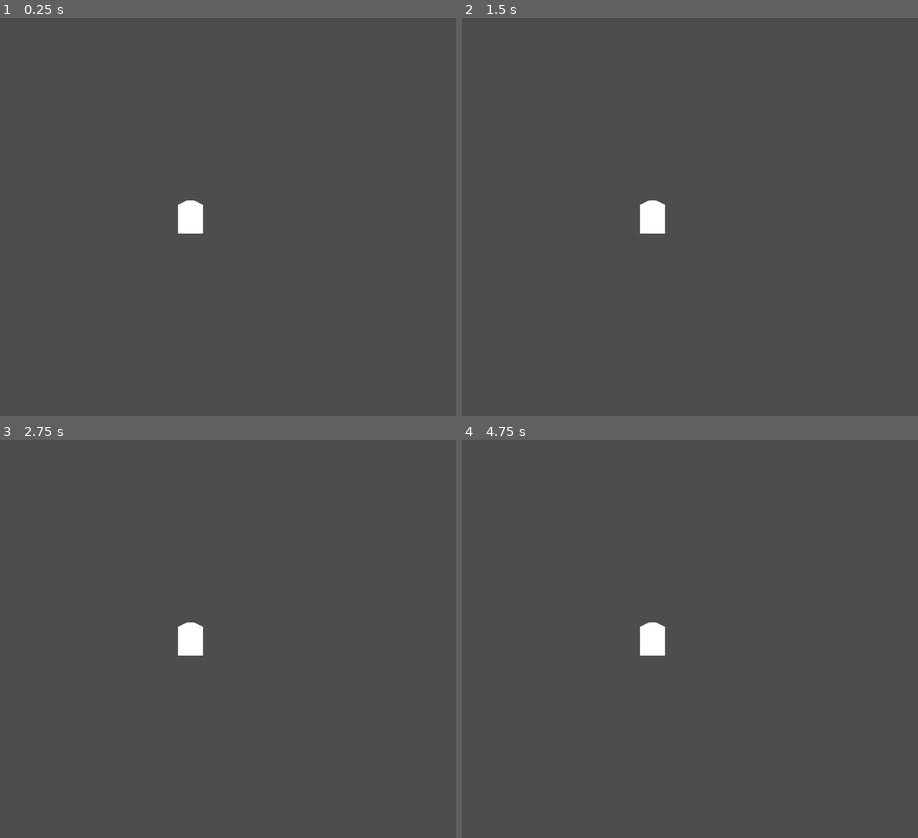
Above: before the commit, frames 1-4 (two rows, left to right).
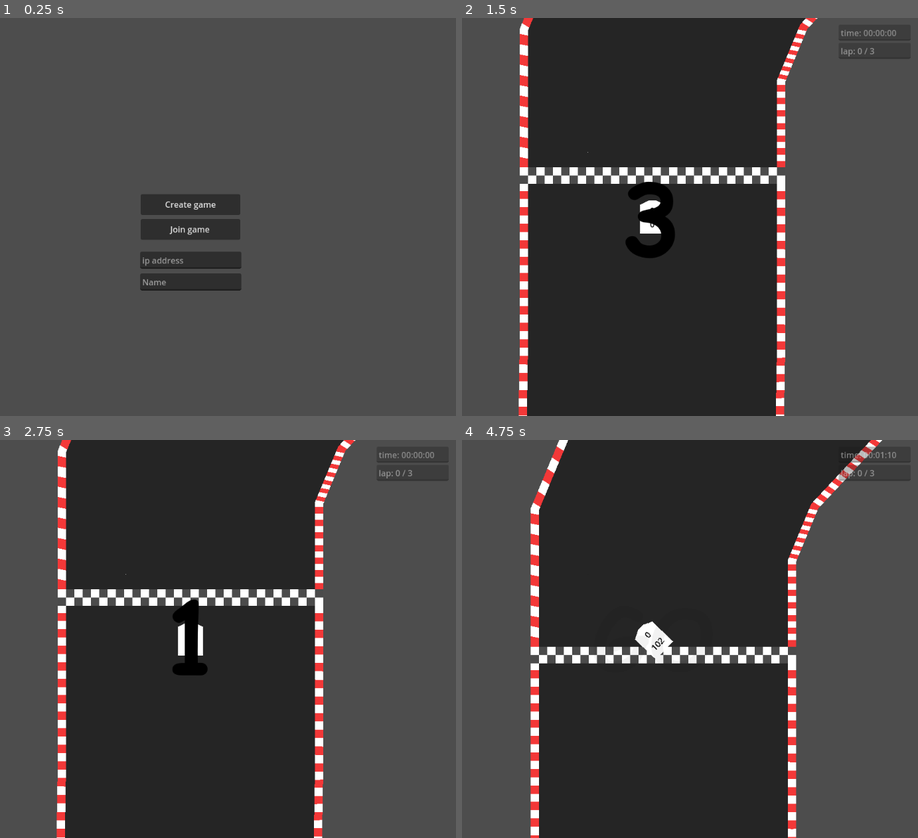
Above: after the commit, the same moments.

Repository: Tab-e-n/web-racing-game
Game: Godot game, scene res://menu.tscn
Two runs of this game, one before a commit and one after it. Both use one fixed random seed, a clock stepped at 60 frames per second and the inputs below. Before the commit the project starts from res://gameplay.tscn.
Inputs (mouse positions are in pixels of both pictures, inside the frame that each line leads up to):
- Up to frame 1 (0.25 s): no input
- Up to frame 2 (1.5 s): click (653, 205) at 0.5 s, where only the run after the commit has a clickable "Create game"; tap Enter at 1.25 s; hold Right (right) from 1.28 s (still down); hold Shift (shift) from 1.28 s (still down)
- Up to frame 3 (2.75 s): tap Space at 2 s; release Right (right) at 2.03 s; release Shift (shift) at 2.03 s; hold Down (down) from 2.03 s (still down); tap Shift (shift) at 2.1 s
- Up to frame 4 (4.75 s): release Down (down) at 2.78 s; hold Right (right) 2.78-3.53 s; hold Shift (shift) 2.78-3.53 s; tap Enter at 3.5 s; hold Up (up) 3.53-4.28 s; tap Shift (shift) at 3.6 s; hold Left (left) from 4.28 s (still down); hold Shift (shift) from 4.28 s (still down)

The runs differ from the first frame. In frame 1, 4.1% of the frame differs, in the area x 30-53%, y 44-69%; in frame 2, 58%; in frame 3, 58%; in frame 4, 59%, in the area x 14-99%, y 0-100%.
Error before the commit: Parse Error: Could not parse global class "Gameplay" from "res://Scripts/gameplay.gd". (res://Scripts/Netcode.gd:43)

Commit message:
timer, pocet kol, a countdown ui

Diff:
--- a/Scripts/Netcode.gd
+++ b/Scripts/Netcode.gd
@@ -40,7 +40,8 @@
 	multiplayer.connection_failed.connect(_on_connected_fail)
 	multiplayer.server_disconnected.connect(_on_server_disconnected)
 
-	(get_tree().current_scene as Gameplay).race_finished.connect(_on_race_finished)
+	if get_tree().current_scene == Gameplay:
+		(get_tree().current_scene as Gameplay).race_finished.connect(_on_race_finished)
 
 
 func _physics_process(_delta):
@@ -108,6 +109,7 @@
 @rpc("authority", "call_local", "reliable")
 func start_countdown():
 	(get_tree().current_scene as Gameplay).start_race()
+	pass
 
 
 @rpc("any_peer", "call_remote", "reliable")
--- a/Scripts/camera.gd
+++ b/Scripts/camera.gd
@@ -1,4 +1,14 @@
 extends Camera2D
+
+var countdown_textures = [load("res://Textures/ui/countdown/0.png"),
+	load("res://Textures/ui/countdown/1.png"),
+	load("res://Textures/ui/countdown/2.png"),
+	load("res://Textures/ui/countdown/3.png")]
+
+
+var fadeout_speed : float = 0.07
+var fadeout_buffer = 0
+
 
 
 func _physics_process(_delta):
@@ -17,3 +27,28 @@
 	else:
 		var target = get_parent().get_node("Racecar")
 		position = (target as Node2D).position
+
+	if (get_parent() as Gameplay).countdown_has_started && (get_parent() as Gameplay).countdown > 0:
+		$countdown.texture = countdown_textures[int((get_parent() as Gameplay).countdown) + 1]
+	else:
+		$countdown.texture = countdown_textures[0]
+		fade_out(_delta)
+
+	#timer
+	var text = "time: "
+
+	text += format_time(int(int((get_parent() as Gameplay).race_timer / 60) % 60)) #minuty
+	text += ":" + format_time(int(int((get_parent() as Gameplay).race_timer) % 60)) #sekundy
+	text += ":" + format_time(int(int((get_parent() as Gameplay).race_timer * 60) % 60)) #milisekundy
+	$score/timer.text = text
+
+	#pocitani kol
+	$score/lap_count.text = "lap: %d" % (get_parent() as Gameplay).current_lap + " / %d" %  (get_parent() as Gameplay).lap_count
+
+
+func fade_out(_delta):
+	fadeout_buffer += _delta * fadeout_speed
+	$countdown.modulate = $countdown.modulate.lerp(Color(0, 0, 0, 0), fadeout_buffer)
+
+func format_time(time):
+	return "0%d" % time if time / 10 < 1 else "%d" % time
--- a/Scripts/gameplay.gd
+++ b/Scripts/gameplay.gd
@@ -5,7 +5,7 @@
 signal lap_finished(lap)
 signal race_started()
 signal race_finished(final_time)
-signal wrong_way()<
+signal wrong_way()
 
 
 var countdown_has_started : bool = true
--- a/Scripts/ui.gd
+++ b/Scripts/ui.gd
@@ -17,9 +17,9 @@
 
 func _on_join_button_pressed():
 	load_game()
-	Net.join_game($IpLine.text)
+	Net.join_game($ip_line.text)
 
 
 func load_game():
-	Net.player_info["name"] = $NameLine.text
+	Net.player_info["name"] = $name_line.text
 	get_tree().change_scene_to_file("res://gameplay.tscn")
--- a/gameplay.tscn
+++ b/gameplay.tscn
@@ -1,10 +1,11 @@
-[gd_scene load_steps=6 format=3 uid="uid://c64snpqm6f4ah"]
+[gd_scene load_steps=7 format=3 uid="uid://c64snpqm6f4ah"]
 
 [ext_resource type="PackedScene" uid="uid://d1u3cho1sh1kk" path="res://Objects/opponent_visualizer.tscn" id="1_0oath"]
 [ext_resource type="PackedScene" uid="uid://be2hnvy4ty6sv" path="res://Objects/track_loader.tscn" id="1_3amlh"]
 [ext_resource type="Script" path="res://Scripts/gameplay.gd" id="1_7u3yl"]
 [ext_resource type="PackedScene" uid="uid://dq4jcgjndycyl" path="res://Objects/racecar.tscn" id="1_po648"]
 [ext_resource type="PackedScene" uid="uid://buw70a4g4fxay" path="res://Objects/camera.tscn" id="4_50n4o"]
+[ext_resource type="Texture2D" uid="uid://dbebh8lkvxccl" path="res://Textures/ui/countdown/3.png" id="6_f2n8t"]
 
 [node name="gameplay" type="Node2D"]
 script = ExtResource("1_7u3yl")
@@ -19,3 +20,39 @@
 
 [node name="camera" parent="." instance=ExtResource("4_50n4o")]
 z_index = 100
+
+[node name="countdown" type="TextureRect" parent="camera"]
+anchors_preset = 8
+anchor_left = 0.5
+anchor_top = 0.5
+anchor_right = 0.5
+anchor_bottom = 0.5
+offset_left = -125.0
+offset_top = -125.0
+offset_right = 125.0
+offset_bottom = 125.0
+grow_horizontal = 2
+grow_vertical = 2
+texture = ExtResource("6_f2n8t")
+
+[node name="score" type="VBoxContainer" parent="camera"]
+offset_left = 359.0
+offset_top = -371.0
+offset_right = 498.0
+offset_bottom = -305.0
+
+[node name="timer" type="LineEdit" parent="camera/score"]
+layout_mode = 2
+text = "time: 00:00:00"
+editable = false
+context_menu_enabled = false
+virtual_keyboard_enabled = false
+shortcut_keys_enabled = false
+middle_mouse_paste_enabled = false
+selecting_enabled = false
+deselect_on_focus_loss_enabled = false
+
+[node name="lap_count" type="LineEdit" parent="camera/score"]
+layout_mode = 2
+text = "lap: 0 / 0"
+editable = false
--- a/menu.tscn
+++ b/menu.tscn
@@ -1,16 +1,17 @@
 [gd_scene load_steps=2 format=3 uid="uid://c6et65lkb71bw"]
 
-[ext_resource type="Script" path="res://ui.gd" id="1_m12s4"]
+[ext_resource type="Script" path="res://Scripts/ui.gd" id="1_roakc"]
 
-[node name="Menu" type="Control"]
+[node name="menu" type="Control"]
 layout_mode = 3
+anchors_preset = 15
 anchor_right = 1.0
 anchor_bottom = 1.0
 grow_horizontal = 2
 grow_vertical = 2
-script = ExtResource("1_m12s4")
+script = ExtResource("1_roakc")
 
-[node name="CreateButton" type="Button" parent="."]
+[node name="create_button" type="Button" parent="."]
 layout_mode = 1
 anchors_preset = 5
 anchor_left = 0.5
@@ -22,7 +23,7 @@
 grow_horizontal = 2
 text = "Create game"
 
-[node name="JoinButton" type="Button" parent="."]
+[node name="join_button" type="Button" parent="."]
 layout_mode = 1
 anchors_preset = 7
 anchor_left = 0.5
@@ -37,7 +38,7 @@
 grow_vertical = 0
 text = "Join game"
 
-[node name="IpLine" type="LineEdit" parent="."]
+[node name="ip_line" type="LineEdit" parent="."]
 layout_mode = 1
 anchors_preset = 8
 anchor_left = 0.5
@@ -50,8 +51,9 @@
 offset_bottom = 100.0
 grow_horizontal = 2
 grow_vertical = 2
+placeholder_text = "ip address"
 
-[node name="NameLine" type="LineEdit" parent="."]
+[node name="name_line" type="LineEdit" parent="."]
 layout_mode = 1
 anchors_preset = 8
 anchor_left = 0.5
@@ -64,6 +66,7 @@
 offset_bottom = 142.0
 grow_horizontal = 2
 grow_vertical = 2
+placeholder_text = "Name"
 
-[connection signal="pressed" from="CreateButton" to="." method="_on_create_button_pressed"]
-[connection signal="pressed" from="JoinButton" to="." method="_on_join_button_pressed"]
+[connection signal="pressed" from="create_button" to="." method="_on_create_button_pressed"]
+[connection signal="pressed" from="join_button" to="." method="_on_join_button_pressed"]
--- a/project.godot
+++ b/project.godot
@@ -11,7 +11,7 @@
 [application]
 
 config/name="web-racing-game"
-run/main_scene="res://gameplay.tscn"
+run/main_scene="res://menu.tscn"
 config/features=PackedStringArray("4.1", "GL Compatibility")
 config/icon="res://icon.svg"
 
Binary file added: Textures/ui/countdown/0.png
Not shown, added: Textures/ui/countdown/0.png.import
Binary file added: Textures/ui/countdown/1.png
Not shown, added: Textures/ui/countdown/1.png.import
Binary file added: Textures/ui/countdown/2.png
Not shown, added: Textures/ui/countdown/2.png.import
Binary file added: Textures/ui/countdown/3.png
Not shown, added: Textures/ui/countdown/3.png.import
